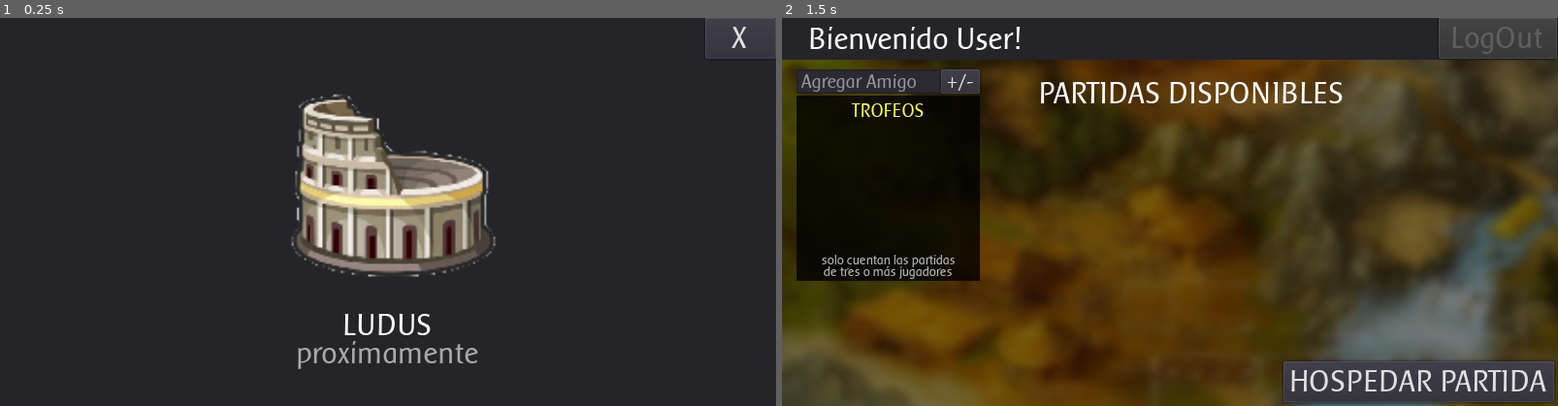
Above: before the commit, frames 1-2 (left to right).
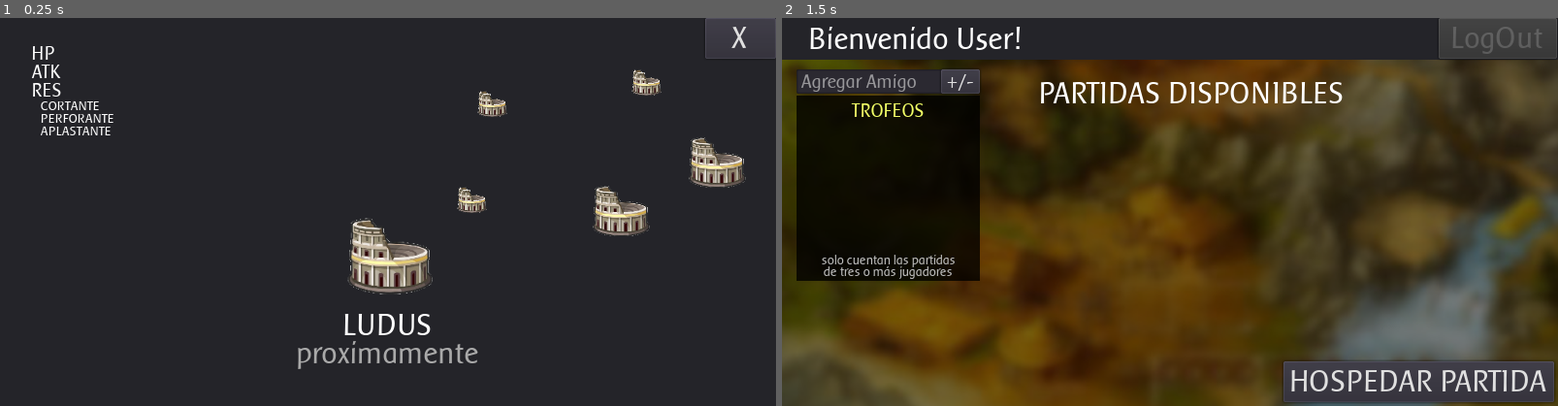
Above: after the commit, the same moments.

Repository: GabrielCancro/stone_age_firebase
Game: Godot game, scene res://Games/Ludus/Game.tscn
The game is run twice, just before and just after one commit, with the same random seed, the same clock (stepped at 60 frames per second) and the same inputs. This scene is started directly instead of the project's main scene.
Inputs (mouse positions are in pixels of both pictures, inside the frame that each line leads up to):
- Up to frame 1 (0.25 s): no input
- Up to frame 2 (1.5 s): tap Enter at 0.5 s; move the mouse to (1340, 192) at 0.52 s; click (1340, 192) at 0.67 s; click "X" at 1.25 s

The runs differ from the first frame. In frame 1, 11% of the frame differs, in the area x 4-97%, y 7-72%; in frame 2, nothing differs.
Error before the commit: Invalid get index 'name' (on base: 'Nil'). (res://Scenes/Main.gd:9)
Error after the commit: Invalid operands 'Dictionary' and 'int' in operator '-'. (res://Games/Ludus/Ludus.gd:26)

Commit message:
update

Diff:
--- a/Games/Ludus/Game.tscn
+++ b/Games/Ludus/Game.tscn
@@ -1,7 +1,10 @@
-[gd_scene load_steps=4 format=2]
+[gd_scene load_steps=7 format=2]
 
 [ext_resource path="res://Games/Ludus/Game.gd" type="Script" id=1]
 [ext_resource path="res://assets/font/themeA.tres" type="Theme" id=2]
+[ext_resource path="res://assets/font/font_small.tres" type="DynamicFont" id=3]
+[ext_resource path="res://Games/Ludus/Nodes/Battle.tscn" type="PackedScene" id=4]
+[ext_resource path="res://assets/font/font_super_small.tres" type="DynamicFont" id=5]
 [ext_resource path="res://Games/Ludus/ico.png" type="Texture" id=46]
 
 [node name="Game" type="Node2D"]
@@ -11,24 +14,18 @@
 margin_right = 800.0
 margin_bottom = 400.0
 theme = ExtResource( 2 )
-__meta__ = {
-"_edit_use_anchors_": false
-}
 
 [node name="TextureRect" type="TextureRect" parent="Header"]
 anchor_left = 0.5
 anchor_top = 0.5
 anchor_right = 0.5
 anchor_bottom = 0.5
-margin_left = -120.0
-margin_top = -151.0
-margin_right = 120.0
-margin_bottom = 89.0
+margin_left = -50.0
+margin_top = -6.0
+margin_right = 50.0
+margin_bottom = 94.0
 texture = ExtResource( 46 )
 expand = true
-__meta__ = {
-"_edit_use_anchors_": false
-}
 
 [node name="btn_quit" type="Button" parent="Header"]
 anchor_right = 1.0
@@ -36,9 +33,6 @@
 margin_bottom = 42.0
 theme = ExtResource( 2 )
 text = "X"
-__meta__ = {
-"_edit_use_anchors_": false
-}
 
 [node name="Label" type="Label" parent="Header"]
 anchor_top = 1.0
@@ -64,3 +58,58 @@
 __meta__ = {
 "_edit_use_anchors_": false
 }
+
+[node name="Chars" type="Control" parent="."]
+margin_left = 33.0
+margin_top = 29.0
+margin_right = 133.0
+margin_bottom = 142.0
+theme = ExtResource( 2 )
+
+[node name="VBoxContainer" type="VBoxContainer" parent="Chars"]
+margin_right = 40.0
+margin_bottom = 40.0
+
+[node name="hp" type="Label" parent="Chars/VBoxContainer"]
+margin_right = 85.0
+margin_bottom = 15.0
+custom_fonts/font = ExtResource( 3 )
+text = "HP"
+
+[node name="atk" type="Label" parent="Chars/VBoxContainer"]
+margin_top = 19.0
+margin_right = 85.0
+margin_bottom = 34.0
+custom_fonts/font = ExtResource( 3 )
+text = "ATK"
+
+[node name="res" type="Label" parent="Chars/VBoxContainer"]
+margin_top = 38.0
+margin_right = 85.0
+margin_bottom = 53.0
+custom_fonts/font = ExtResource( 3 )
+text = "RES"
+
+[node name="def_filo" type="Label" parent="Chars/VBoxContainer"]
+margin_top = 57.0
+margin_right = 85.0
+margin_bottom = 66.0
+custom_fonts/font = ExtResource( 5 )
+text = "   CORTANTE"
+
+[node name="def_perf" type="Label" parent="Chars/VBoxContainer"]
+margin_top = 70.0
+margin_right = 85.0
+margin_bottom = 79.0
+custom_fonts/font = ExtResource( 5 )
+text = "   PERFORANTE"
+
+[node name="def_perf2" type="Label" parent="Chars/VBoxContainer"]
+margin_top = 83.0
+margin_right = 85.0
+margin_bottom = 92.0
+custom_fonts/font = ExtResource( 5 )
+text = "   APLASTANTE"
+
+[node name="Battle" parent="." instance=ExtResource( 4 )]
+position = Vector2( 583, 138 )
--- /dev/null
+++ b/Games/Ludus/Ludus.gd
@@ -0,0 +1,31 @@
+extends Node
+
+var pjs = {
+	"M":{"hp":50,"atk":20,"res":0,"def_filo":20,"def_perf":20,"def_ap":20,"agi":0},
+	"E":0,
+	"Y":0,
+	"L":0,
+	"B":0
+}
+var rounds = 0
+
+# Called when the node enters the scene tree for the first time.
+func _ready():
+	randomize()
+	for i in range(7): new_round()
+	print(pjs)
+
+func new_round():
+	rounds += 1
+	print("--RAUND ",rounds)
+	var hits = pjs.keys()
+	for p in pjs.keys():
+		var e = hits[ randi()%hits.size() ]
+		for i in range(10): if p==e: e = hits[ randi()%hits.size() ]
+		print(p,"->",e)
+		pjs[e] -= 1
+		hits.erase(e)
+
+# Called every frame. 'delta' is the elapsed time since the previous frame.
+#func _process(delta):
+#	pass
--- /dev/null
+++ b/Games/Ludus/Nodes/Battle.gd
@@ -0,0 +1,16 @@
+extends Node2D
+
+
+# Declare member variables here. Examples:
+# var a = 2
+# var b = "text"
+
+
+# Called when the node enters the scene tree for the first time.
+func _ready():
+	pass # Replace with function body.
+
+
+# Called every frame. 'delta' is the elapsed time since the previous frame.
+#func _process(delta):
+#	pass
--- /dev/null
+++ b/Games/Ludus/Nodes/Battle.tscn
@@ -0,0 +1,22 @@
+[gd_scene load_steps=3 format=2]
+
+[ext_resource path="res://Games/Ludus/Nodes/Gladiator.tscn" type="PackedScene" id=1]
+[ext_resource path="res://Games/Ludus/Nodes/Battle.gd" type="Script" id=2]
+
+[node name="Battle" type="Node2D"]
+script = ExtResource( 2 )
+
+[node name="Gladiator" parent="." instance=ExtResource( 1 )]
+position = Vector2( 56, 60 )
+
+[node name="Gladiator2" parent="." instance=ExtResource( 1 )]
+position = Vector2( 155, 10 )
+
+[node name="Gladiator" parent="Gladiator2" instance=ExtResource( 1 )]
+position = Vector2( -137.552, -156.657 )
+
+[node name="Gladiator2" parent="Gladiator2" instance=ExtResource( 1 )]
+position = Vector2( -441.313, -114.627 )
+
+[node name="Gladiator3" parent="Gladiator2" instance=ExtResource( 1 )]
+position = Vector2( -481.432, 74.5074 )
--- /dev/null
+++ b/Games/Ludus/Nodes/Gladiator.tscn
@@ -0,0 +1,7 @@
+[gd_scene load_steps=2 format=2]
+
+[ext_resource path="res://Games/Ludus/ico.png" type="Texture" id=1]
+
+[node name="Gladiator" type="Sprite"]
+scale = Vector2( 0.523438, 0.523438 )
+texture = ExtResource( 1 )
--- a/project.godot
+++ b/project.godot
@@ -91,6 +91,7 @@
 GC="*res://global_config.gd"
 CLOCK="*res://clock_service.gd"
 StoreData="*res://StoreData.gd"
+Ludus="*res://Games/Ludus/Ludus.gd"
 
 [display]
 
